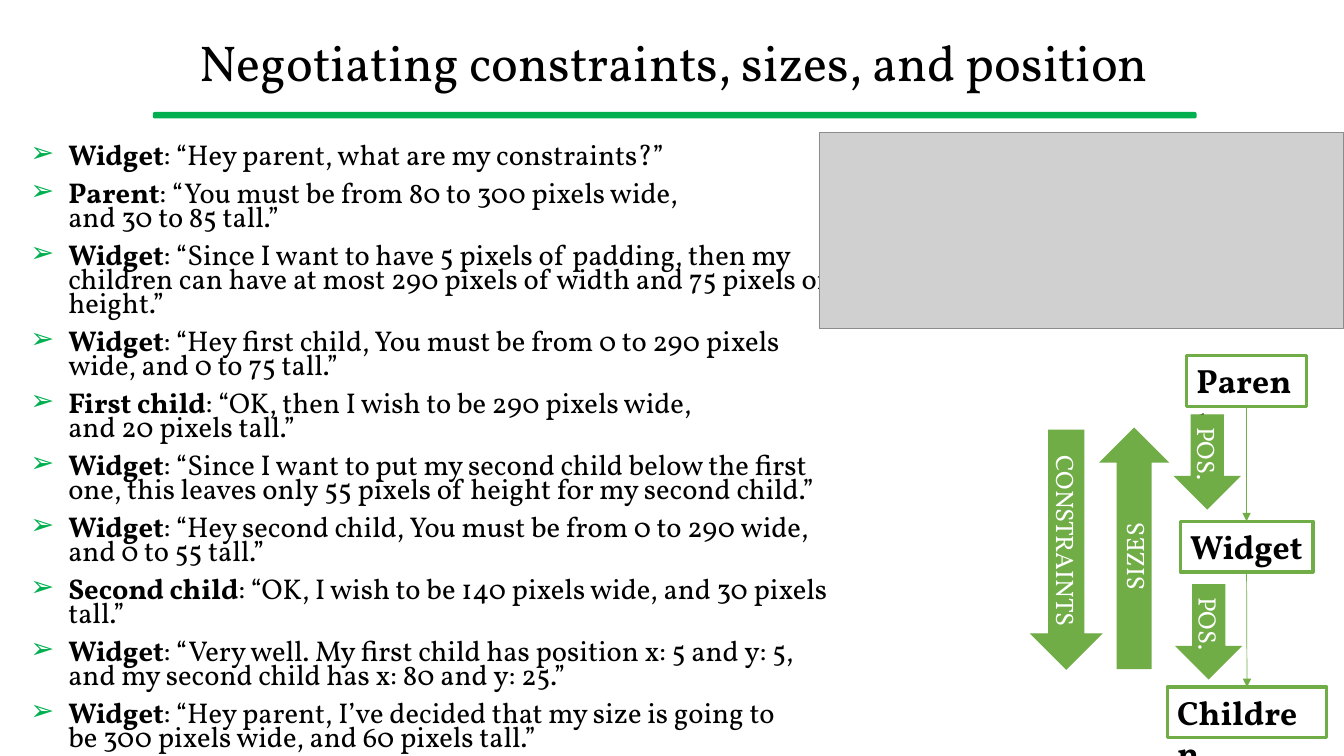
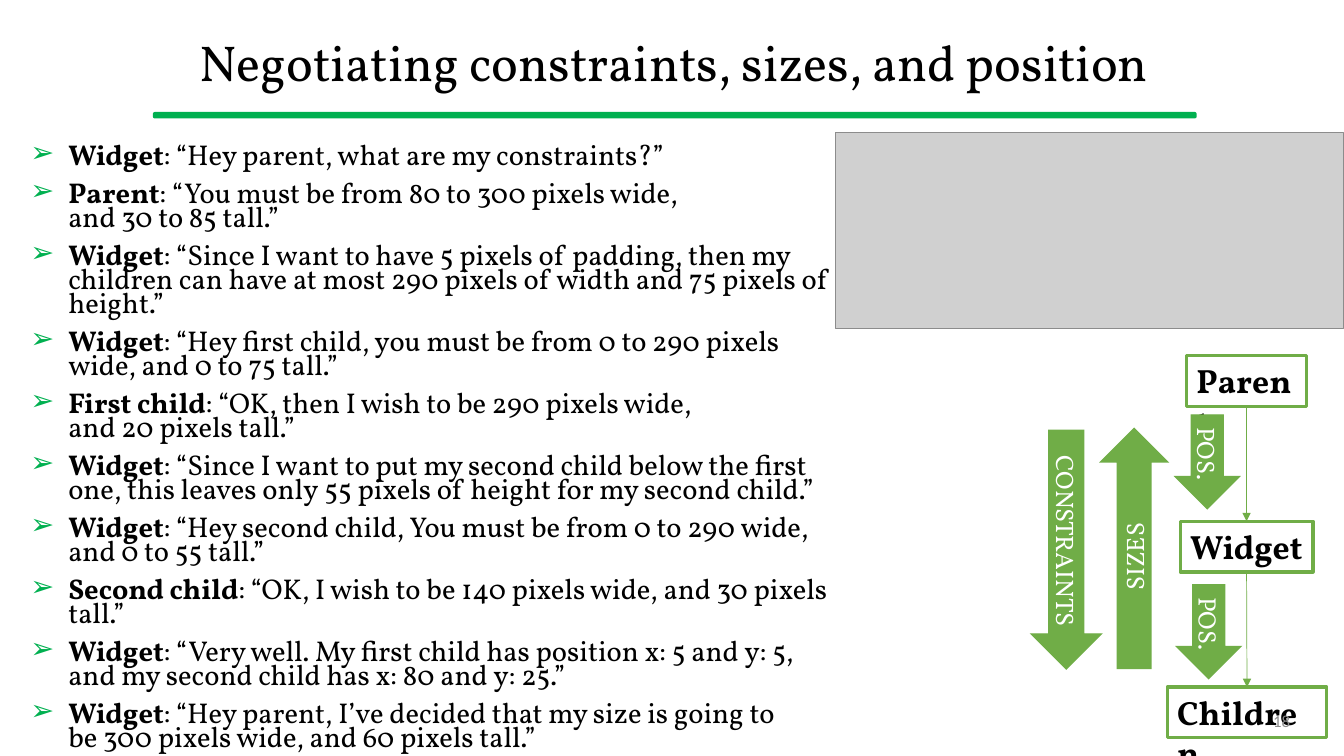
Before and after one commit to gcappon/bwthw, a slide deck: slide 18 of lab_05-understanding_ui/lab_05-understanding_ui.pptx. Drawn at 1344x756 pixels with LibreOffice and Linux fonts; fonts in the diff are those of the drawing; grey boxes stand for pictures. Boxes give left, top, right and bottom in pixels: in the first picture for what was removed or moved away, otherwise in the second. Text is boxed around its words. In the diff, an @@ line names an element or a change of style, - is before the commit and + after.

```diff
--- a/lab_05-understanding_ui/lab_05-understanding_ui.pptx
+++ b/lab_05-understanding_ui/lab_05-understanding_ui.pptx
@@ picture resized from (x1=820, y1=133, x2=1344, y2=329) to (x1=836, y1=133, x2=1344, y2=329) @@
@@ text at (x1=68, y1=330, x2=780, y2=380): text changed @@
-➢ Widget: “Hey first child, You must be from 0 to 290 pixels wide, and 0 to 75 tall.”
+➢ Widget: “Hey first child, you must be from 0 to 290 pixels wide, and 0 to 75 tall.”
@@ page number added at (x1=1273, y1=714, x2=1290, y2=727), 12 pt, text #8C8C8C @@
+18
```
Also in this commit, not shown: 53 other slides changed, 2 slides removed, 4 other files.
